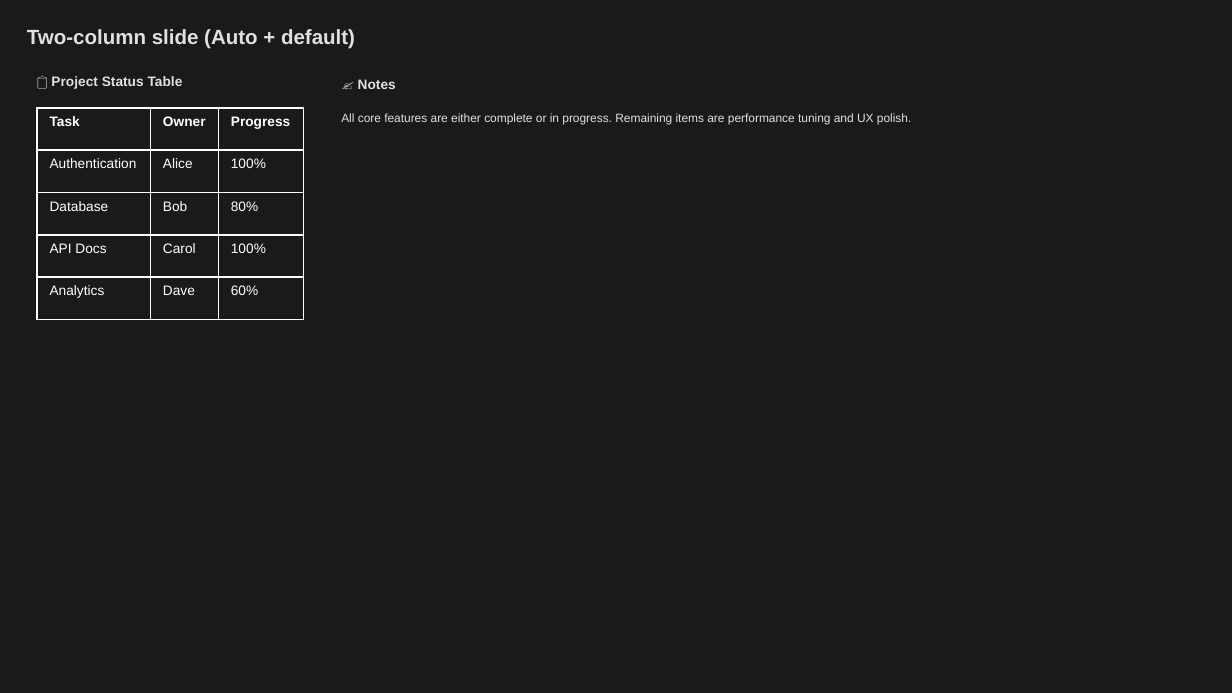
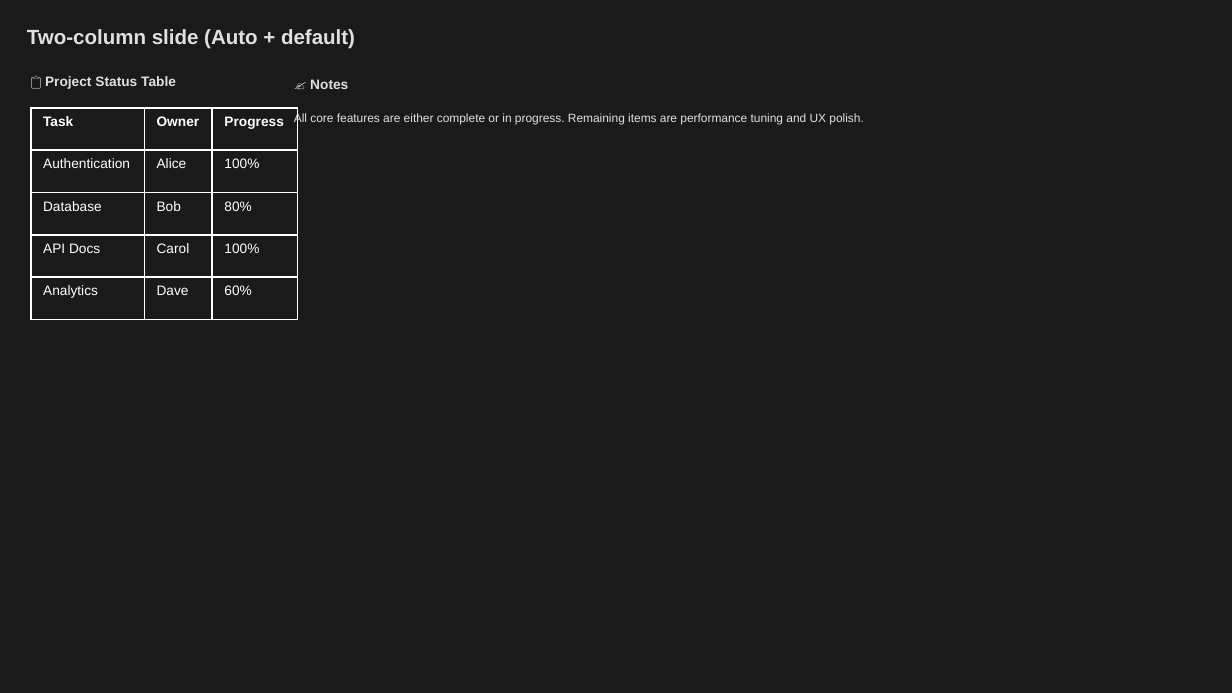
Before and after one commit to louisazhou/slidegenerator, a slide deck: slide 20 of output/comprehensive_demo_dark.pptx. Drawn at 1232x693 pixels with LibreOffice and Linux fonts; fonts in the diff are those of the drawing. Boxes give left, top, right and bottom in pixels: in the first picture for what was removed or moved away, otherwise in the second. Text is boxed around its words. In the diff, an @@ line names an element or a change of style, - is before the commit and + after.

```diff
--- a/output/comprehensive_demo_dark.pptx
+++ b/output/comprehensive_demo_dark.pptx
@@ text "📋 Project Status Table": place and size @@
-text "📋 Project Status Table" at (51, 76, 183, 89)
+text "📋 Project Status Table" at (45, 76, 176, 89)
@@ text "✍️ Notes": place and size @@
-text "✍️ Notes" at (358, 79, 396, 89)
+text "✍️ Notes" at (310, 79, 348, 89)
@@ table: place and size @@
-table at (37, 108, 303, 320)
+table at (31, 108, 297, 320)
@@ text "All core features are either ...": place and size @@
-text "All core features are either ..." at (341, 113, 911, 124)
+text "All core features are either ..." at (294, 112, 863, 124)
```
Also in this commit, not shown: 5 other slides changed, 18 other files.
